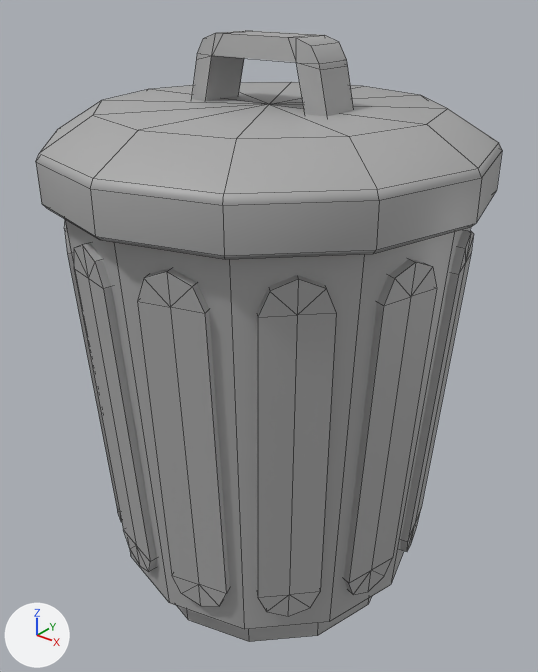
Before and after pictures for a commit that changed the FBX model CleanupClash/Import/SM_Trash_Can.fbx.
Camera for both pictures: a 50 mm lens placed at (0.964, -1.206, 1.382), pointed at (0.001, -0.002, 0.636). Arrows for +X, +Y and +Z are at lower left; the lights stay in place. Mesh edges are drawn as thin lines. Where no turn or scale is listed for an object, it has been applied to the vertices.

In view in the first picture: 'SM_Trash_High'.
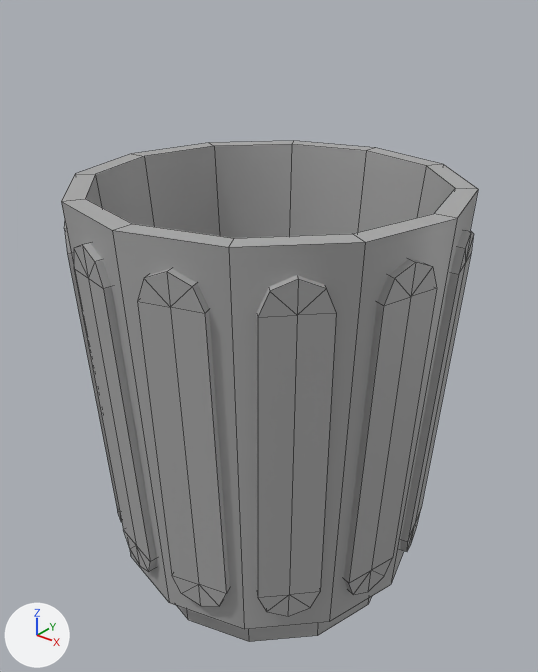
Boxes [x1, y1, x2, y2] around the edits, measured in the pictures (538 x 672 px):
'SM_Trash_High', reshaped (10% narrower, 18% shorter): before [36, 30, 502, 642]; after [61, 141, 478, 642]
part 1 of me_mesh, deleted: before [36, 82, 502, 259]
part 2 of me_mesh, deleted: before [192, 30, 354, 116]
part 3 of me_mesh, built on: after [61, 141, 478, 247]

The change, as a list of edits to the scene's bpy script:
```text
Change me_mesh:
    used by ob_sm_trash_high; location = (0.0, 0.0, 0.641)
    remove me_mesh.from_pydata(...)  # 408 vertices, 404 faces; spans x -0.461..0.461, y -0.461..0.461, z -0.639..0.639
    add me_mesh.from_pydata(...)  # 338 vertices, 324 faces; spans x -0.425..0.425, y -0.425..0.425, z -0.639..0.353
    me_mesh part 1: the loose piece of 62 vertices spanning x -0.461..0.461, y -0.461..0.461, z 0.343..0.508 is deleted
    me_mesh part 2: the loose piece of 32 vertices spanning x -0.172..0.172, y -0.052..0.052, z 0.5..0.639 is deleted
    me_mesh part 3
    1 vertex is removed from x 0.0, y 0.0, z 0.353
    12 faces are deleted
    25 vertices are added at x -0.379..0.379, y -0.379..0.379, z -0.473..0.353
    36 new faces join them
```
